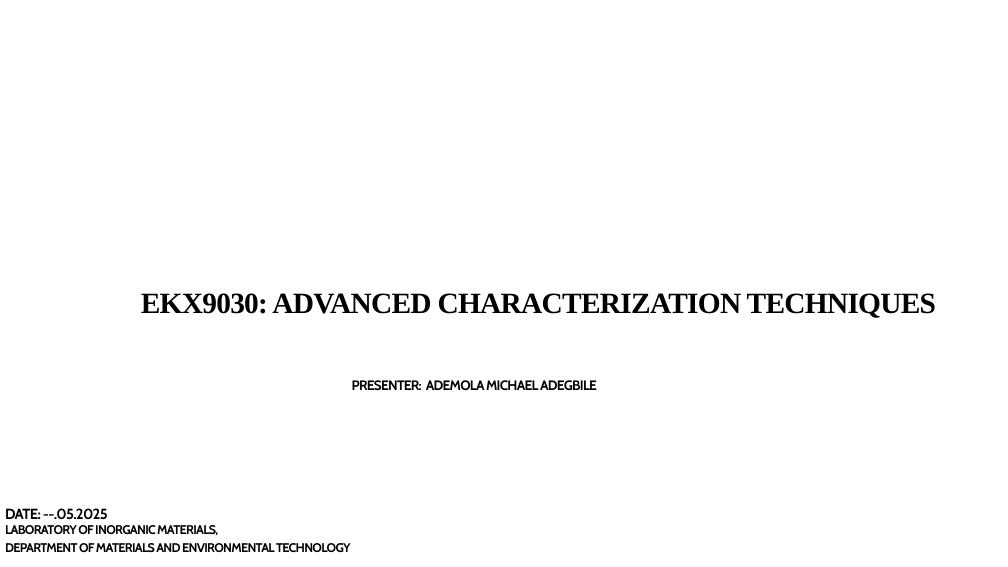
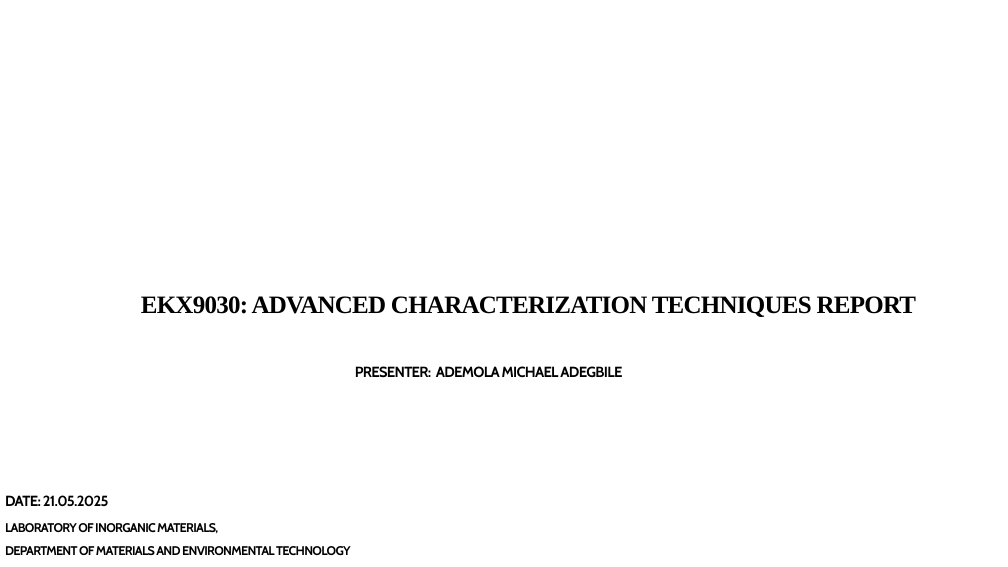
Before and after one commit to Ju-arch720/XRD_xls_raw_converter, a slide deck: slide 1 of Advanced_Characterization/Presentation_Adv_char.pptx. Drawn at 1008x567 pixels with LibreOffice and Linux fonts; fonts in the diff are those of the drawing; background and template pictures are left out. Boxes give left, top, right and bottom in pixels: in the first picture for what was removed or moved away, otherwise in the second. Text is boxed around its words. In the diff, an @@ line names an element or a change of style, - is before the commit and + after.

```diff
--- a/Advanced_Characterization/Presentation_Adv_char.pptx
+++ b/Advanced_Characterization/Presentation_Adv_char.pptx
@@ text at [141, 296, 917, 317]: text changed; size 28 to 23.8 pt @@
-EKX9030: ADVANCED CHARACTERIZATION TECHNIQUES
+EKX9030: ADVANCED CHARACTERIZATION TECHNIQUES REPORT
@@ text "PRESENTER: ADEMOLA MICHAEL ADEGBILE": place and size @@
-text "PRESENTER: ADEMOLA MICHAEL ADEGBILE" at [352, 380, 597, 391]
+text "PRESENTER: ADEMOLA MICHAEL ADEGBILE" at [355, 366, 622, 378]
@@ text "PRESENTER: ADEMOLA MICHAEL ADEGBILE" at [355, 366, 622, 378]: size 12.9 to 14 pt @@
@@ text at [5, 495, 109, 506]: text changed @@
-DATE: --.05.2025
+DATE: 21.05.2025
@@ text "LABORATORY OF INORGANIC MATERIALS," at [5, 523, 351, 555]: line spacing 1 to 1.4 @@
```
Also in this commit, not shown: 8 other slides changed, 1 slide added, 1 slide removed, 28 other files.
